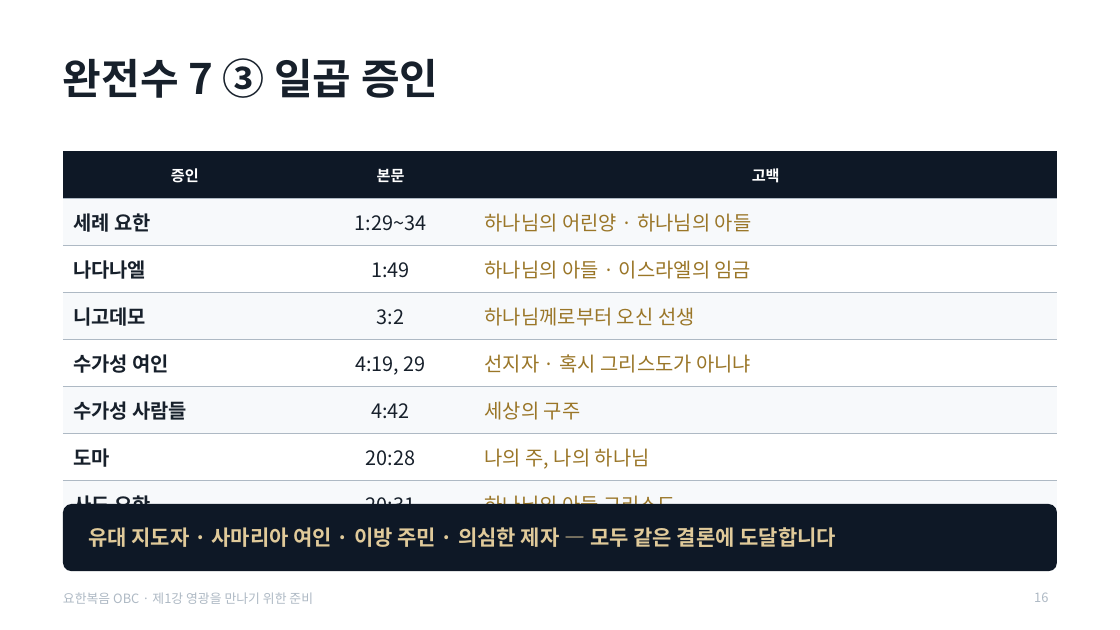
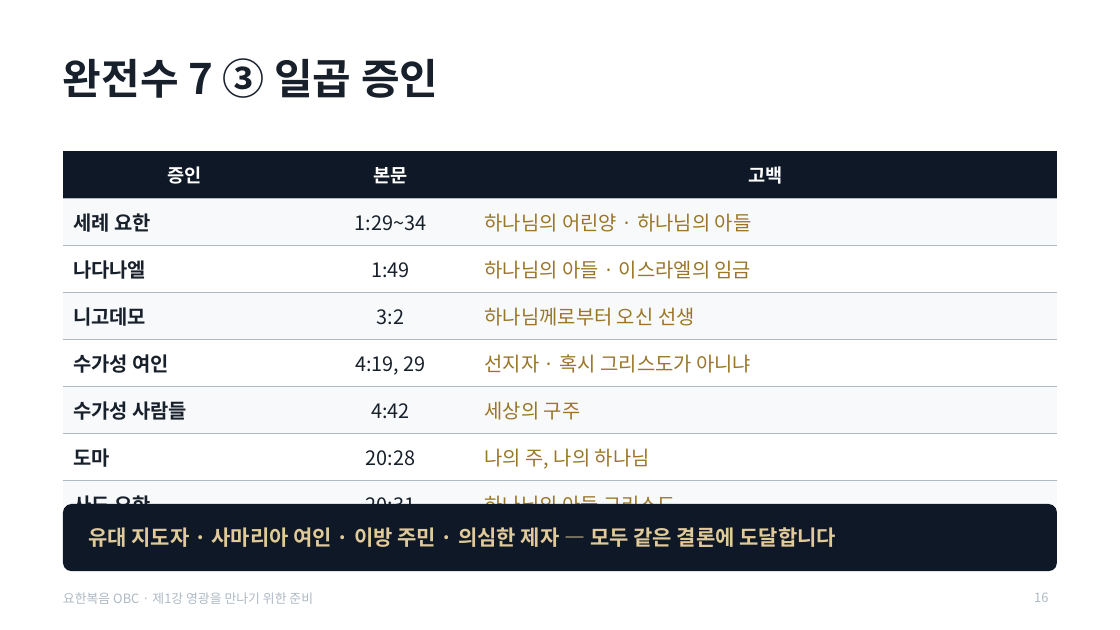
Before and after one commit to mio-modu/bible_GospelofJohn, a slide deck: slide 16 of dist/요한복음_1강_영광을_만나기_위한_준비.pptx. Drawn at 1120x630 pixels with LibreOffice and Linux fonts; fonts in the diff are those of the drawing. Boxes give left, top, right and bottom in pixels: in the first picture for what was removed or moved away, otherwise in the second. Text is boxed around its words. In the diff, an @@ line names an element or a change of style, - is before the commit and + after.

```diff
--- a/dist/요한복음_1강_영광을_만나기_위한_준비.pptx
+++ b/dist/요한복음_1강_영광을_만나기_위한_준비.pptx
@@ table at [63, 151, 1057, 508] @@
@@ size 13 to 16 pt in "증인", "본문", "고백" @@
```
Also in this commit, not shown: 32 other slides changed, 1 other file.
